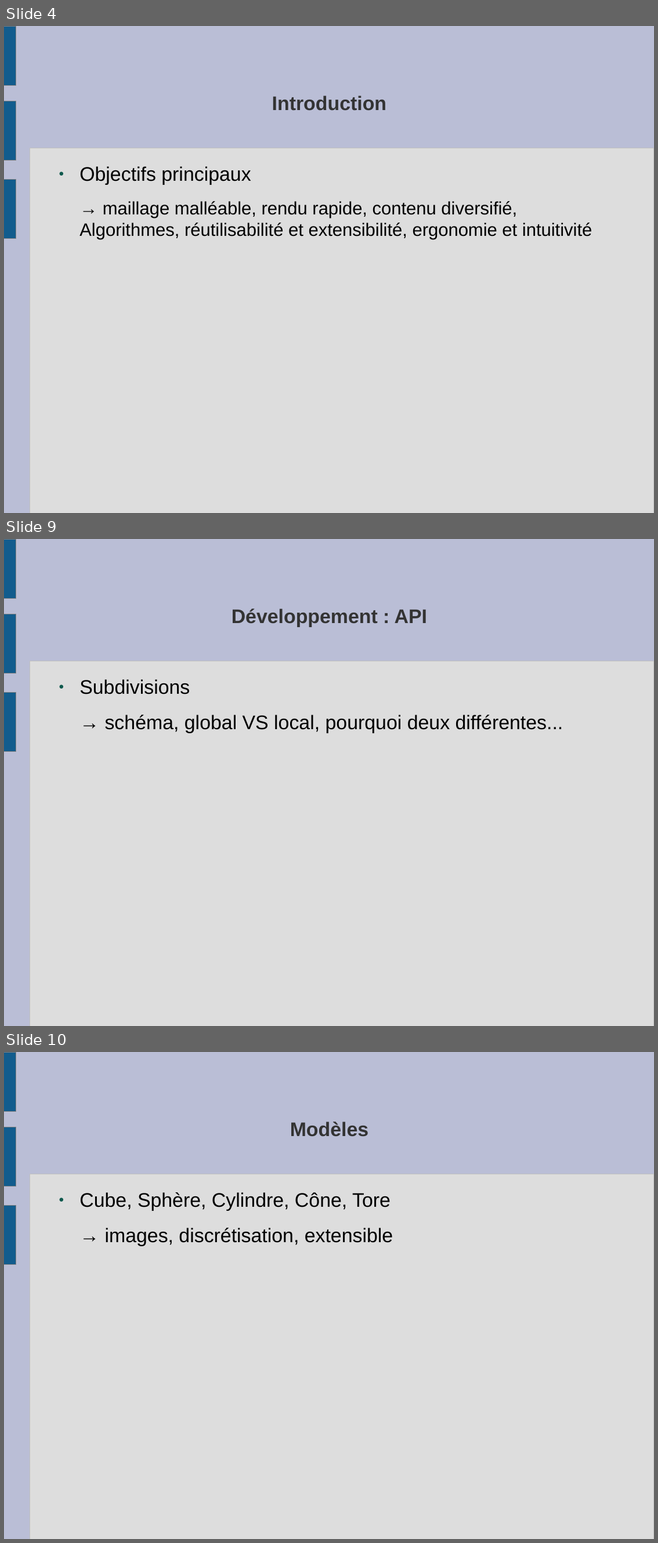
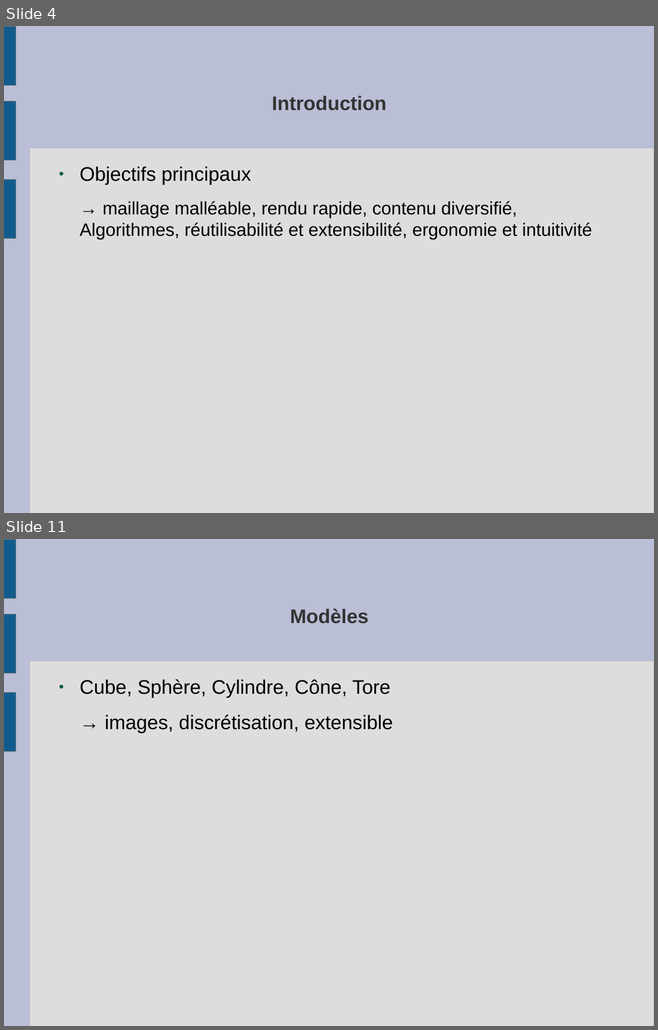
Before and after one commit to slvrgauthier/OpenSculpt, a slide deck: Documentation/Soutenance.odp. Shown one above the other, each under a label of ours: slides 4, 9 and 10 before the commit, slides 4 and 11 after it; the slides between them are not shown. The pictures are 658x1543 and 658x1030 pixels, drawn with LibreOffice and Linux fonts; fonts in the diff are those of the drawing. Boxes give left, top, right and bottom in pixels: in the first picture for what was removed or moved away, otherwise in the second. Text is boxed around its words. In the diff, an @@ line names an element or a change of style, - is before the commit and + after.

```diff
--- a/Documentation/Soutenance.odp
+++ b/Documentation/Soutenance.odp
@@ slide 9 removed at [4,539,654,1026], background #BABED6; not listed: 4 template elements that a slide beside it also shows @@
@@ title removed at [231,609,427,627] @@
-Développement : API
@@ text removed at [79,679,563,733] @@
-● Subdivisions
-→ schéma, global VS local, pourquoi deux différentes...
@@ what was slide 10 is now slide 11 @@
```
Also in this commit, not shown: 4 slides changed, 4 slides added, 2 other slides removed, 11 other files.
